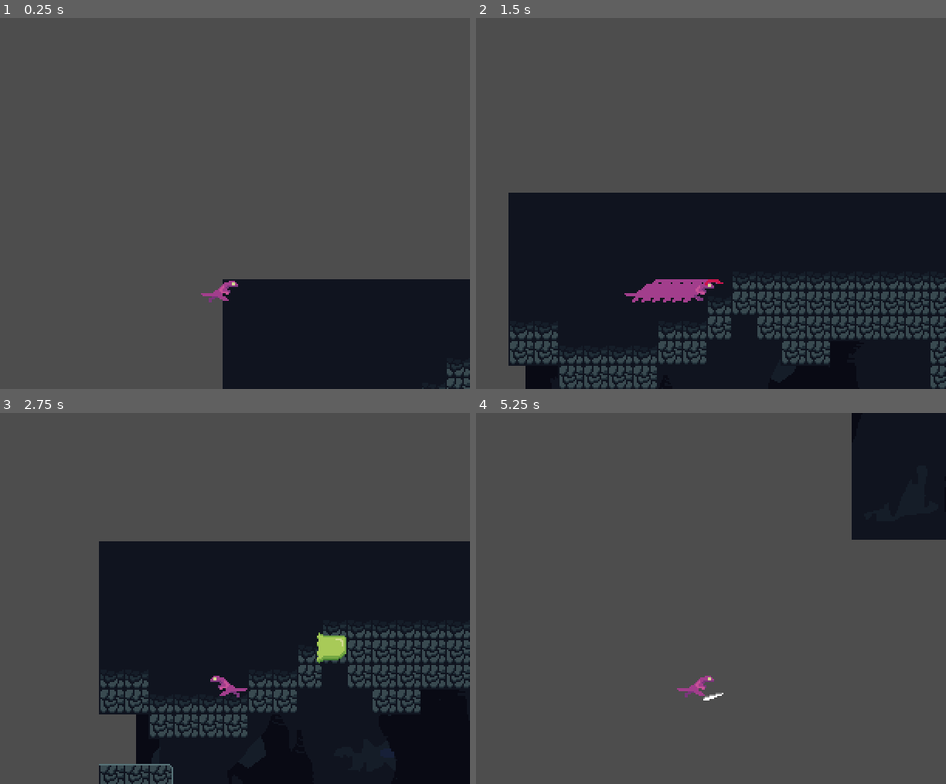
Above: before the commit, frames 1-4 (two rows, left to right).
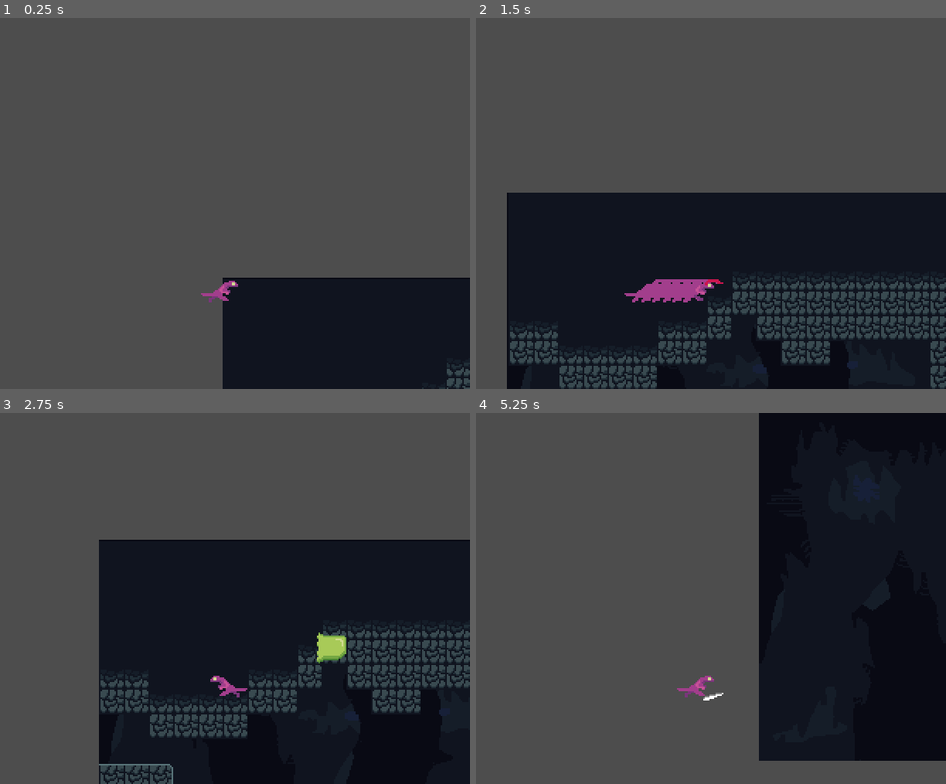
Above: after the commit, the same moments.

Repository: Liakatido/MVM19
Game: Godot game, scene res://scenes/levels/cave/caveTunnel.tscn
The game is run twice, just before and just after one commit, with the same random seed, the same clock (stepped at 60 frames per second) and the same inputs. This scene is started directly instead of the project's main scene.
Inputs:
- Up to frame 1 (0.25 s): no input
- Up to frame 2 (1.5 s): tap Enter (ui_accept) at 0.5 s; hold X (attack) 0.53-1.28 s; hold Right (right) from 0.53 s (still down); tap Z (jump) at 0.77 s; tap C (dash) at 1.35 s
- Up to frame 3 (2.75 s): tap Z (jump) at 1.52 s; release Right (right) at 2.03 s; hold Left (left) from 2.03 s (still down); hold V (spit) from 2.03 s (still down)
- Up to frame 4 (5.25 s): release V (spit) at 2.78 s; tap X (attack) at 2.85 s; tap Z (jump) at 3.02, 3.77, 4.52 s; hold C (dash) 3.53-4.28 s; release Left (left) at 4.28 s; hold Right (right) from 4.28 s (still down); tap V (spit) at 4.35 s; hold X (attack) from 5.03 s (still down)

The runs differ from the first frame. In frame 1, 0.2% of the frame differs, in the area x 47-100%, y 70-71%; in frame 2, 0.5%; in frame 3, 1.6%; in frame 4, 31%, in the area x 60-100%, y 0-94%.
Error in both runs: Invalid access to property or key 'left' on a base object of type 'Dictionary'. (res://scenes/levels/level.gd:31)

Commit message:
background mirroring

Diff:
--- a/scenes/player/player.tscn
+++ b/scenes/player/player.tscn
@@ -214,6 +214,7 @@
 scroll_base_scale = Vector2(0.3, 0.3)
 
 [node name="ParallaxLayer" type="ParallaxLayer" parent="Background"]
+motion_mirroring = Vector2(1, 1)
 
 [node name="TextureRect" type="TextureRect" parent="Background/ParallaxLayer"]
 texture_repeat = 2
